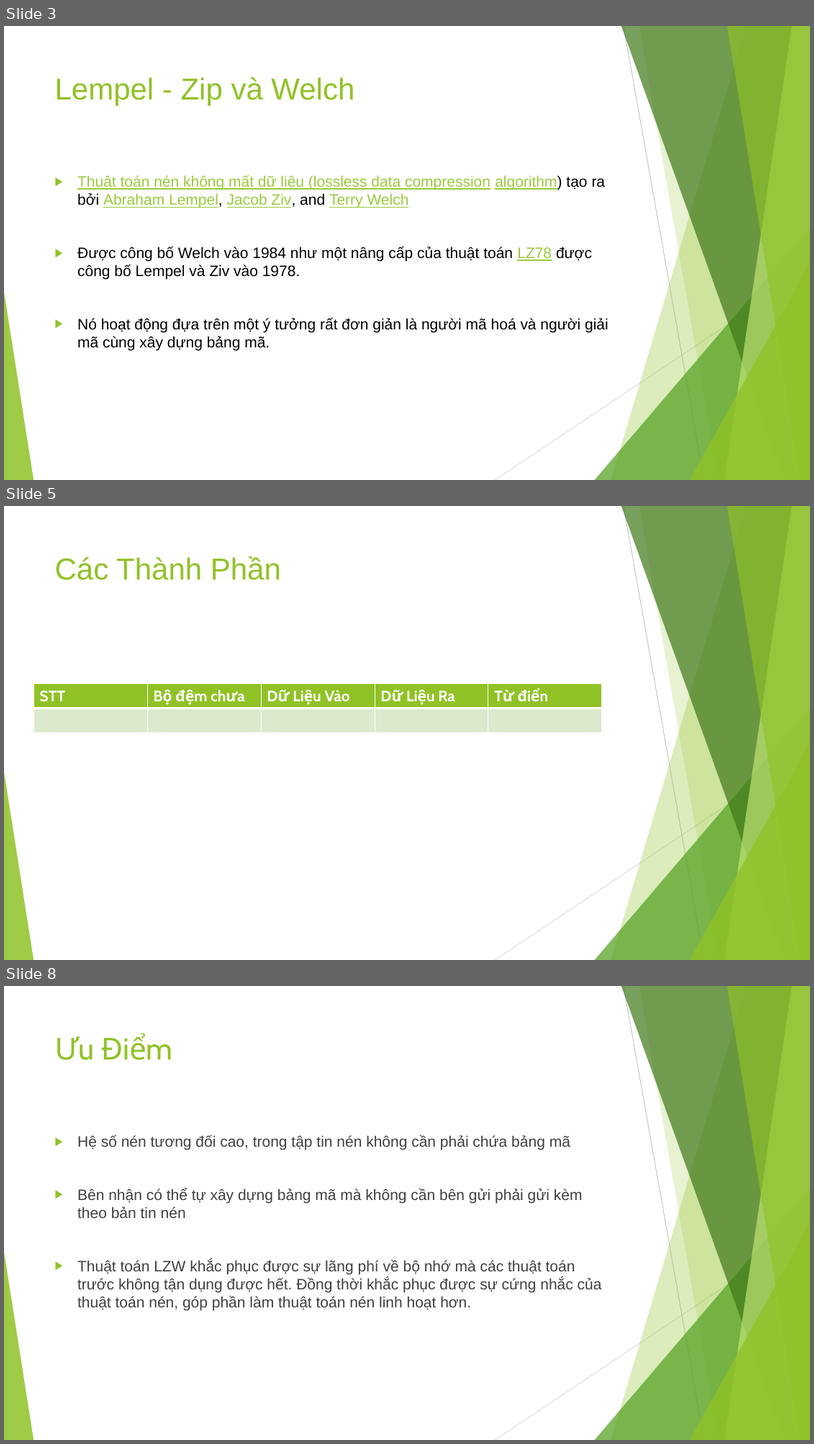
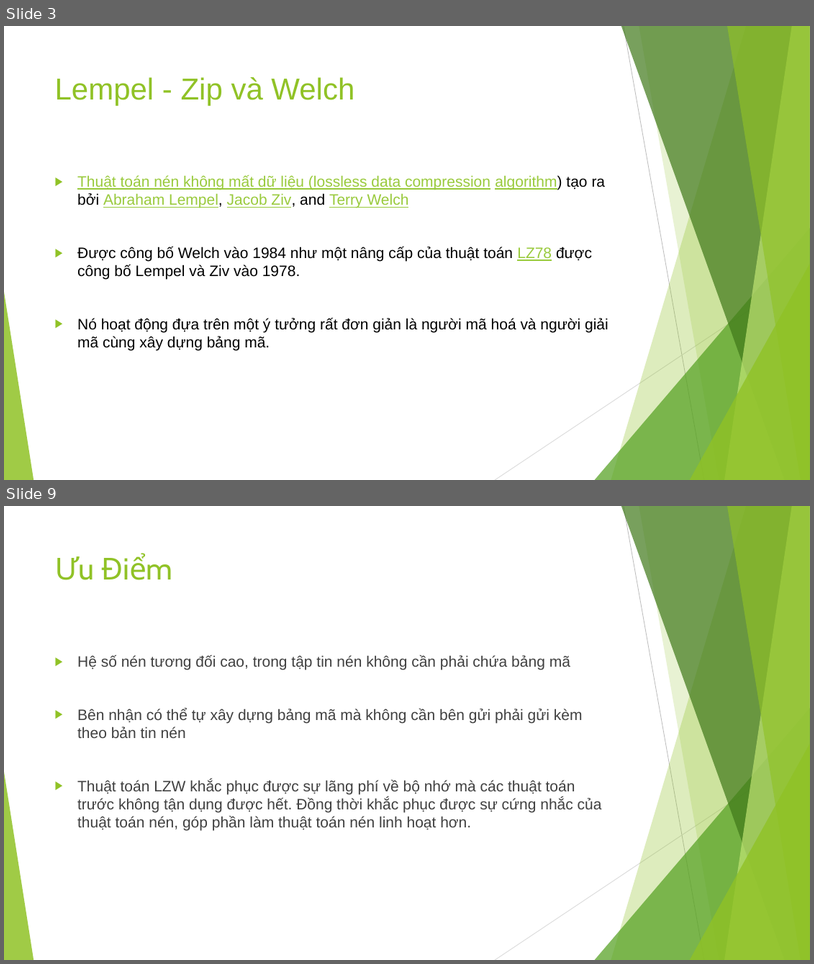
Before and after one commit to sonhoang23/MultimediaProject, a slide deck: MultimediaProeject/document/Multimedia.pptx. Shown one above the other, each under a label of ours: slides 3, 5 and 8 before the commit, slides 3 and 9 after it; the slides between them are not shown. The pictures are 814x1444 and 814x964 pixels, drawn with LibreOffice and Linux fonts; fonts in the diff are those of the drawing. Boxes give left, top, right and bottom in pixels: in the first picture for what was removed or moved away, otherwise in the second. Text is boxed around its words. In the diff, an @@ line names an element or a change of style, - is before the commit and + after.

```diff
--- a/MultimediaProeject/document/Multimedia.pptx
+++ b/MultimediaProeject/document/Multimedia.pptx
@@ slide 5 removed at box(4, 506, 810, 960), background #FFFFFF; not listed: 10 template elements that a slide beside it also shows @@
@@ title removed at box(55, 556, 281, 580) @@
-Các Thành Phần
@@ table removed at box(34, 684, 602, 732), 2 rows, 5 columns @@
-STT | Bộ đệm chưa | Dữ Liệu Vào | Dữ Liệu Ra | Từ điển
- |  |  |  | 
@@ what was slide 8 is now slide 9 @@
```
Also in this commit, not shown: 3 slides changed, 2 slides added, 2 other files.
